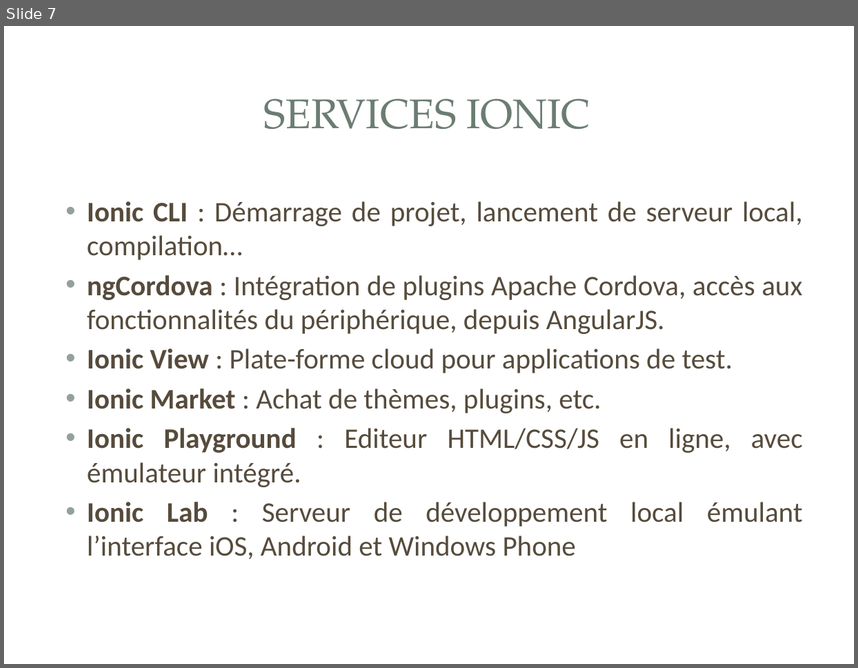
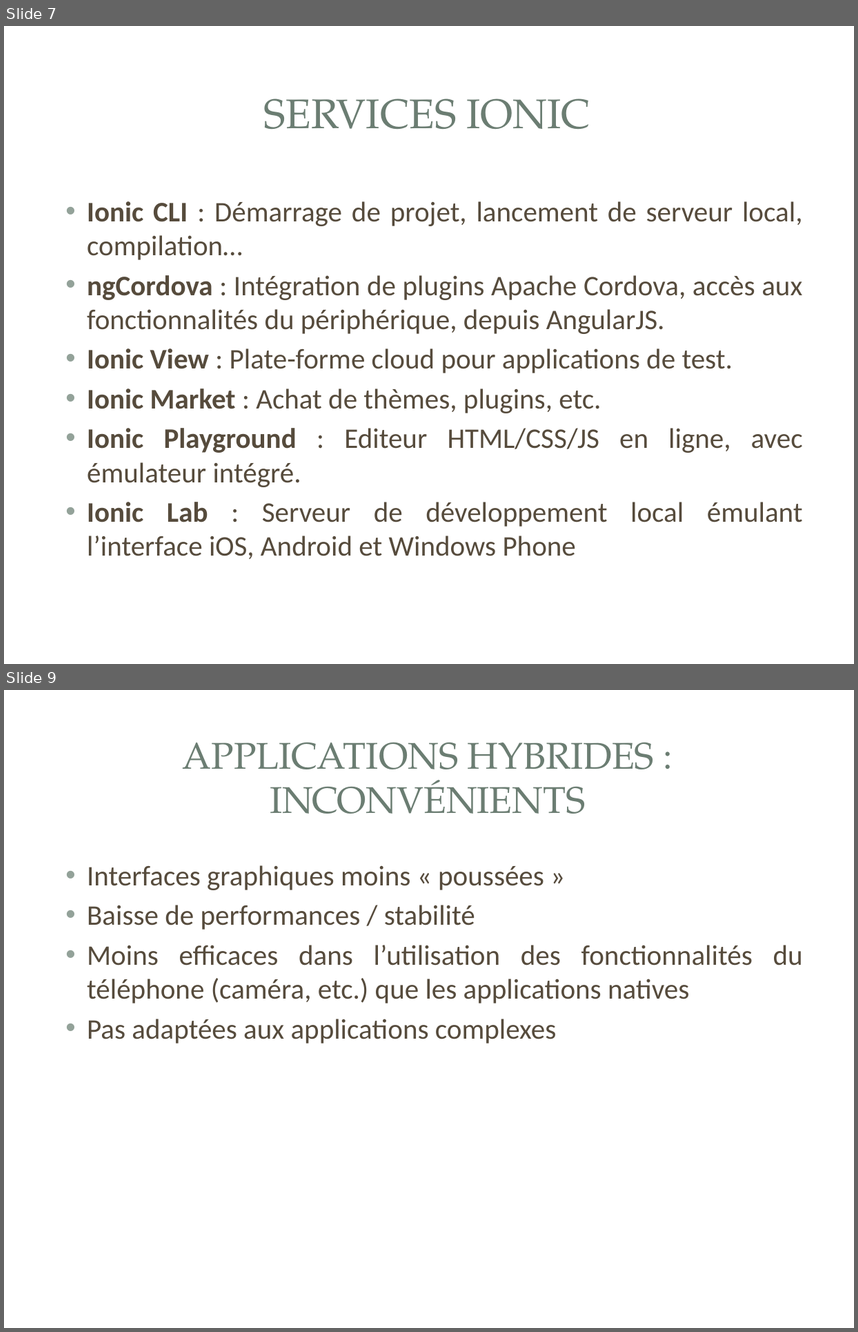
Before and after one commit to rikoste/ionicApp, a slide deck: presentation.pptx. Shown one above the other, each under a label of ours: slide 7 before the commit, slides 7 and 9 after it; the slides between them are not shown. The pictures are 858x668 and 858x1332 pixels, drawn with LibreOffice and Linux fonts; fonts in the diff are those of the drawing; background and template pictures are left out. Boxes give left, top, right and bottom in pixels: in the first picture for what was removed or moved away, otherwise in the second. Text is boxed around its words. In the diff, an @@ line names an element or a change of style, - is before the commit and + after.

```diff
--- a/presentation.pptx
+++ b/presentation.pptx
@@ slide 9 added at (4, 690, 854, 1328), background picture (left out); not listed: 3 template elements that a slide beside it also shows @@
@@ title added at (183, 742, 654, 814), 31.5 pt, text #6B7D72 @@
+APPLICATIONS HYBRIDES : INCONVÉNIENTS
@@ text added at (87, 865, 803, 1043), 24 pt, text #564B3C @@
+• Interfaces graphiques moins « poussées »
+• Baisse de performances / stabilité
+• Moins efficaces dans l’utilisation des fonctionnalités du téléphone (caméra, etc.) que les applications natives
+• Pas adaptées aux applications complexes
```
Also in this commit, not shown: 1 other slide added.
